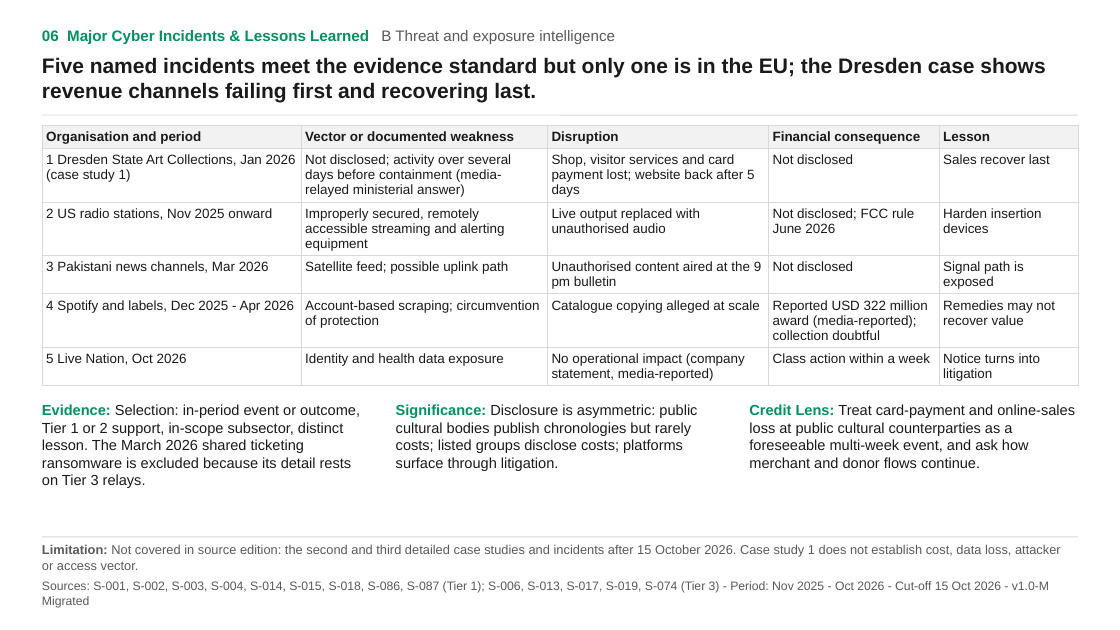
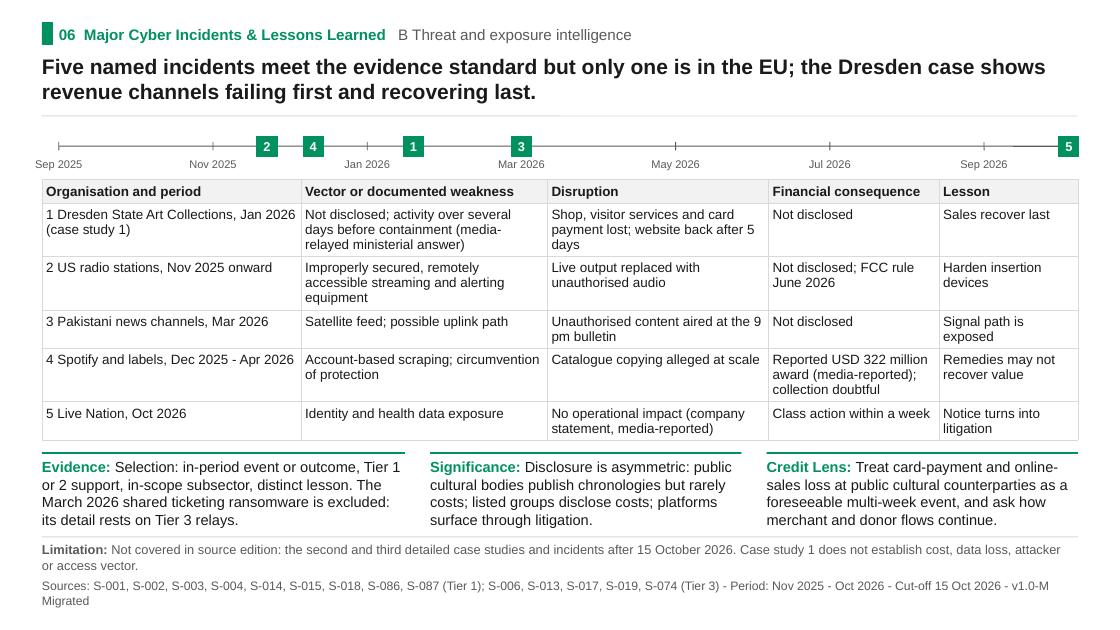
Before and after one commit to cybertiagovieira/cyber-risk-reports, a slide deck: slide 6 of media-and-cultural-services/2025-09_2026-10_migrated-credit12/Media & Cultural Services_credit_intelligence_briefing_migrated.pptx. Drawn at 1120x630 pixels with LibreOffice and Linux fonts; fonts in the diff are those of the drawing. Boxes give left, top, right and bottom in pixels: in the first picture for what was removed or moved away, otherwise in the second. Text is boxed around its words. In the diff, an @@ line names an element or a change of style, - is before the commit and + after.

```diff
--- a/media-and-cultural-services/2025-09_2026-10_migrated-credit12/Media & Cultural Services_credit_intelligence_briefing_migrated.pptx
+++ b/media-and-cultural-services/2025-09_2026-10_migrated-credit12/Media & Cultural Services_credit_intelligence_briefing_migrated.pptx
@@ rectangle added at (x1=42, y1=23, x2=52, y2=45), fill #00915E, outline #00915E 0.75 pt @@
@@ text "06 Major Cyber Incidents & ..." moved from (x1=42, y1=30, x2=615, y2=44) to (x1=59, y1=29, x2=632, y2=43) @@
@@ line added from (59, 146) to (1061, 146), #5A5A5A 1 pt @@
@@ line added from (59, 142) to (59, 150), #5A5A5A 0.75 pt @@
@@ line added from (213, 142) to (213, 150), #5A5A5A 0.75 pt @@
@@ rectangle added at (x1=257, y1=136, x2=277, y2=156), fill #00915E, outline #00915E 0.75 pt @@
@@ text added at (x1=263, y1=142, x2=270, y2=151), 11 pt, text #FFFFFF, bold @@
+2
@@ rectangle added at (x1=303, y1=136, x2=323, y2=156), fill #00915E, outline #00915E 0.75 pt @@
@@ text added at (x1=310, y1=142, x2=317, y2=151), 11 pt, text #FFFFFF, bold @@
+4
@@ line added from (367, 142) to (367, 150), #5A5A5A 0.75 pt @@
@@ rectangle added at (x1=403, y1=136, x2=423, y2=156), fill #00915E, outline #00915E 0.75 pt @@
@@ text added at (x1=410, y1=142, x2=417, y2=151), 11 pt, text #FFFFFF, bold @@
+1
@@ rectangle added at (x1=512, y1=136, x2=532, y2=156), fill #00915E, outline #00915E 0.75 pt @@
@@ text added at (x1=518, y1=142, x2=525, y2=151), 11 pt, text #FFFFFF, bold @@
+3
@@ line added from (676, 142) to (676, 150), #5A5A5A 0.75 pt @@
@@ line added from (830, 142) to (830, 150), #5A5A5A 0.75 pt @@
@@ line added from (985, 142) to (985, 150), #5A5A5A 0.75 pt @@
@@ rectangle added at (x1=1059, y1=136, x2=1079, y2=156), fill #00915E, outline #00915E 0.75 pt @@
@@ text added at (x1=1065, y1=142, x2=1072, y2=151), 11 pt, text #FFFFFF, bold @@
+5
@@ text added at (x1=35, y1=160, x2=83, y2=170), 9.5 pt, text #5A5A5A @@
+Sep 2025
@@ text added at (x1=189, y1=160, x2=237, y2=168), 9.5 pt, text #5A5A5A @@
+Nov 2025
@@ text added at (x1=344, y1=160, x2=390, y2=168), 9.5 pt, text #5A5A5A @@
+Jan 2026
@@ text added at (x1=498, y1=160, x2=545, y2=168), 9.5 pt, text #5A5A5A @@
+Mar 2026
@@ text added at (x1=651, y1=160, x2=700, y2=170), 9.5 pt, text #5A5A5A @@
+May 2026
@@ text added at (x1=809, y1=160, x2=851, y2=168), 9.5 pt, text #5A5A5A @@
+Jul 2026
@@ text added at (x1=960, y1=160, x2=1008, y2=170), 9.5 pt, text #5A5A5A @@
+Sep 2026
@@ table moved from (x1=42, y1=125, x2=1077, y2=385) to (x1=42, y1=180, x2=1077, y2=440) @@
@@ text at (x1=42, y1=461, x2=400, y2=528): text changed @@
-Evidence: Selection: in-period event or outcome, Tier 1 or 2 support, in-scope subsector, distinct lesson. The March 2026 shared ticketing ransomware is excluded because its detail rests on Tier 3 relays.
+Evidence: Selection: in-period event or outcome, Tier 1 or 2 support, in-scope subsector, distinct lesson. The March 2026 shared ticketing ransomware is excluded: its detail rests on Tier 3 relays.
@@ line added from (42, 453) to (405, 453), #00915E 1.5 pt @@
@@ text "Significance: Disclosure is asymmetric: public ..." moved from (x1=396, y1=404, x2=697, y2=471) to (x1=430, y1=461, x2=732, y2=528) @@
@@ line added from (430, 453) to (742, 453), #00915E 1.5 pt @@
@@ text "Credit Lens: Treat card-payment and ..." rewrapped from (x1=749, y1=404, x2=1075, y2=468) to (x1=767, y1=461, x2=1068, y2=525) @@
@@ line added from (767, 453) to (1078, 453), #00915E 1.5 pt @@
```
Also in this commit, not shown: 11 other slides changed, 4 other files.
